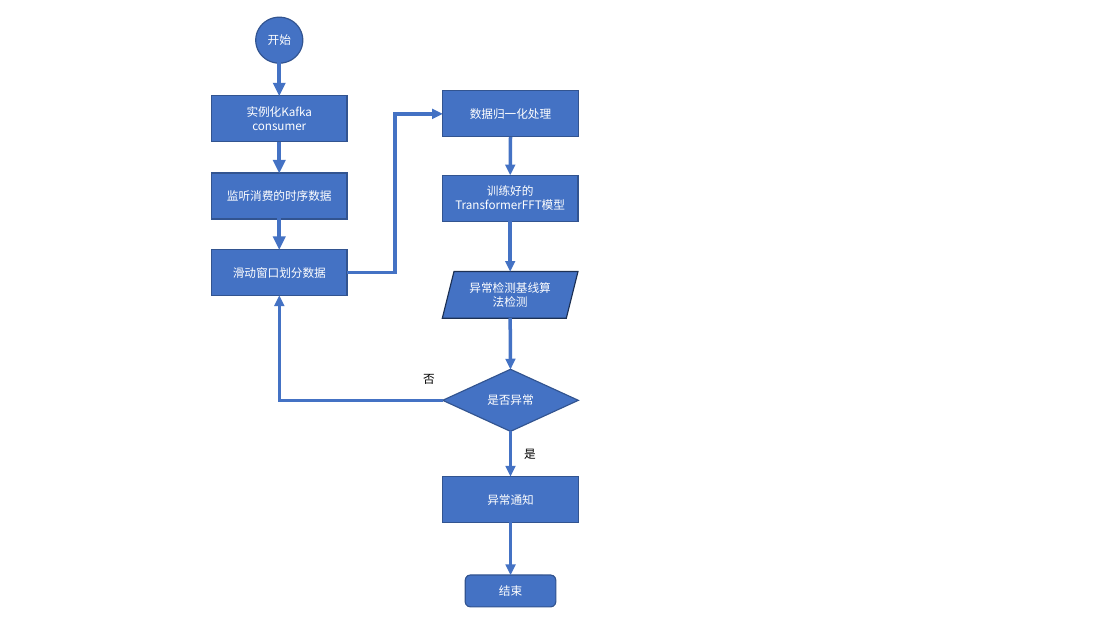
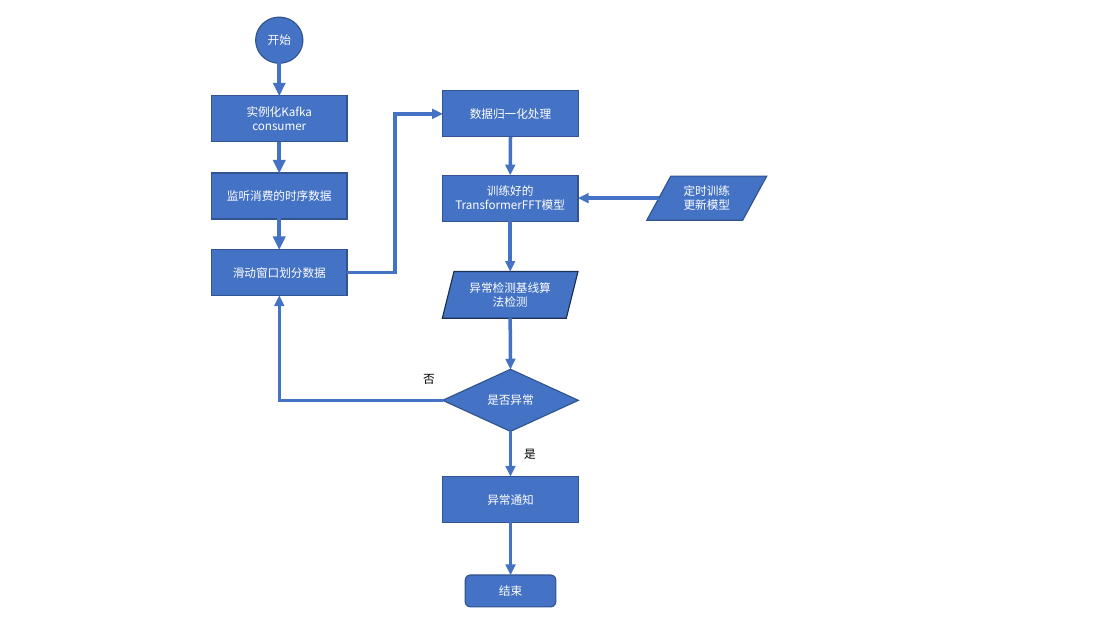
Before and after one commit to jay-eb/TransformerFFT, a slide deck: slide 3 of project/模型.pptx. Drawn at 1120x630 pixels with LibreOffice and Linux fonts; fonts in the diff are those of the drawing. Boxes give left, top, right and bottom in pixels: in the first picture for what was removed or moved away, otherwise in the second. Text is boxed around its words. In the diff, an @@ line names an element or a change of style, - is before the commit and + after.

```diff
--- a/project/模型.pptx
+++ b/project/模型.pptx
@@ flow chart input output added at bbox=[647, 176, 767, 220], fill #4472C4, outline #325491 1 pt, 10 pt, text #FFFFFF @@
+定时训练更新模型
@@ arrow added from (659, 198) to (578, 198), #4472C4 3 pt @@
```
Also in this commit, not shown: 1 other file.
